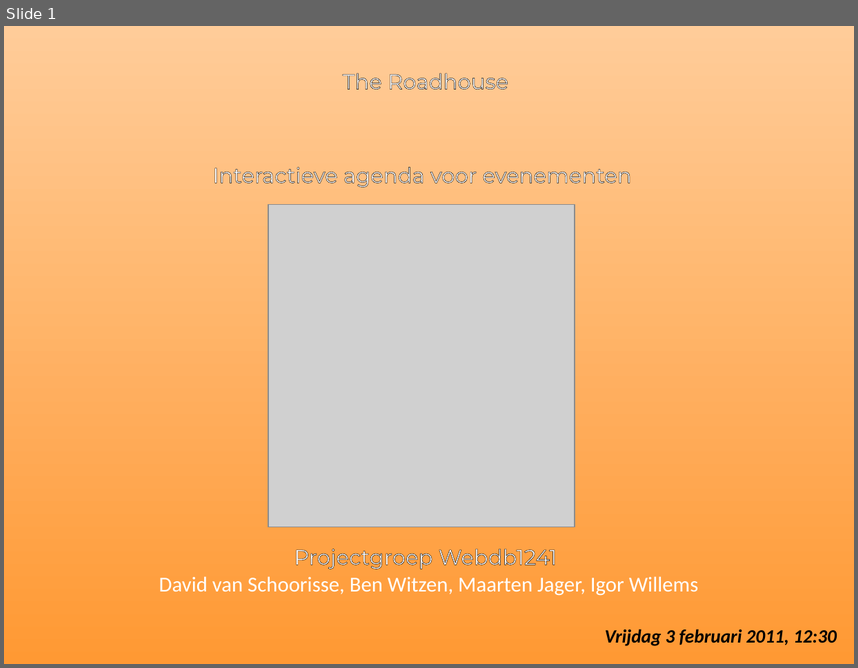
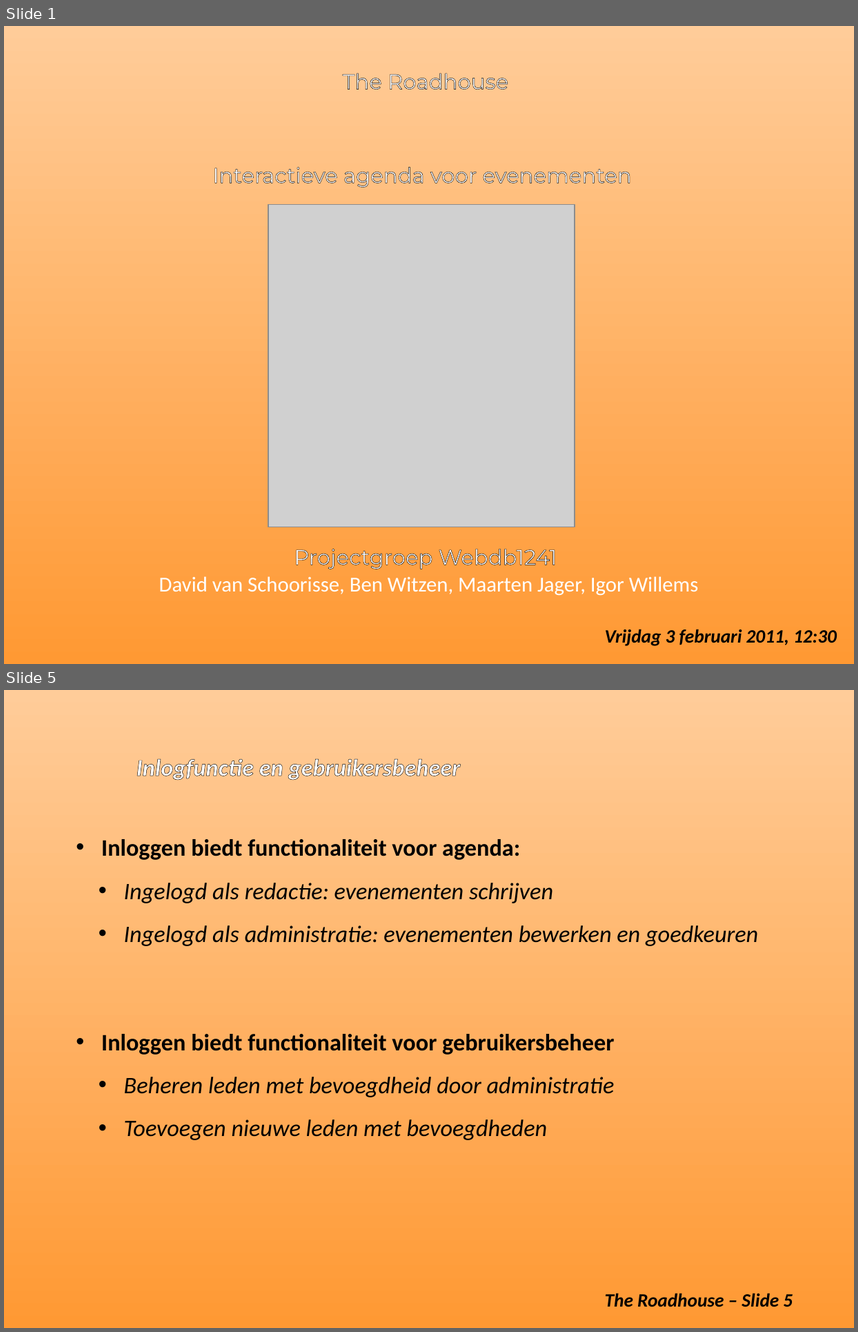
Before and after one commit to MaartenJager/Public_Agenda, a slide deck: Presentation2.ppt. Shown one above the other, each under a label of ours: slide 1 before the commit, slides 1 and 5 after it; the slides between them are not shown. The pictures are 858x668 and 858x1332 pixels, drawn with LibreOffice and Linux fonts; fonts in the diff are those of the drawing; grey boxes stand for pictures. Boxes give left, top, right and bottom in pixels: in the first picture for what was removed or moved away, otherwise in the second. Text is boxed around its words. In the diff, an @@ line names an element or a change of style, - is before the commit and + after.

```diff
--- a/Presentation2.ppt
+++ b/Presentation2.ppt
@@ slide 5 added at [4,690,854,1328], background gradient #FFCC99 to #FF9933 @@
@@ text added at [136,759,461,780], 20 pt, text #FFFFFF, bold, italic @@
+Inlogfunctie en gebruikersbeheer
@@ text added at [101,839,758,946], 20 pt, text #000000, italic @@
+• Inloggen biedt functionaliteit voor agenda:
+  • Ingelogd als redactie: evenementen schrijven
+  • Ingelogd als administratie: evenementen bewerken en goedkeuren
@@ text added at [101,1034,615,1140], 20 pt, text #000000, italic @@
+• Inloggen biedt functionaliteit voor gebruikersbeheer
+  • Beheren leden met bevoegdheid door administratie
+  • Toevoegen nieuwe leden met bevoegdheden
@@ text added at [605,1292,793,1307], 16 pt, text #000000, bold, italic @@
+The Roadhouse – Slide 5
```
Also in this commit, not shown: 2 slides changed, 6 other slides added, 5 slides removed.
